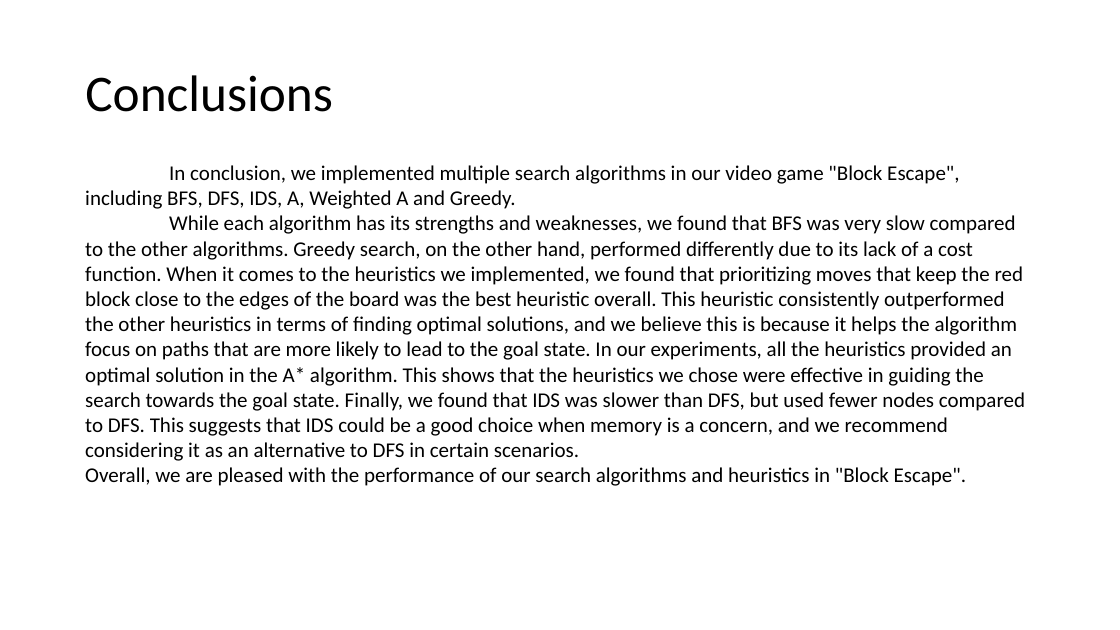
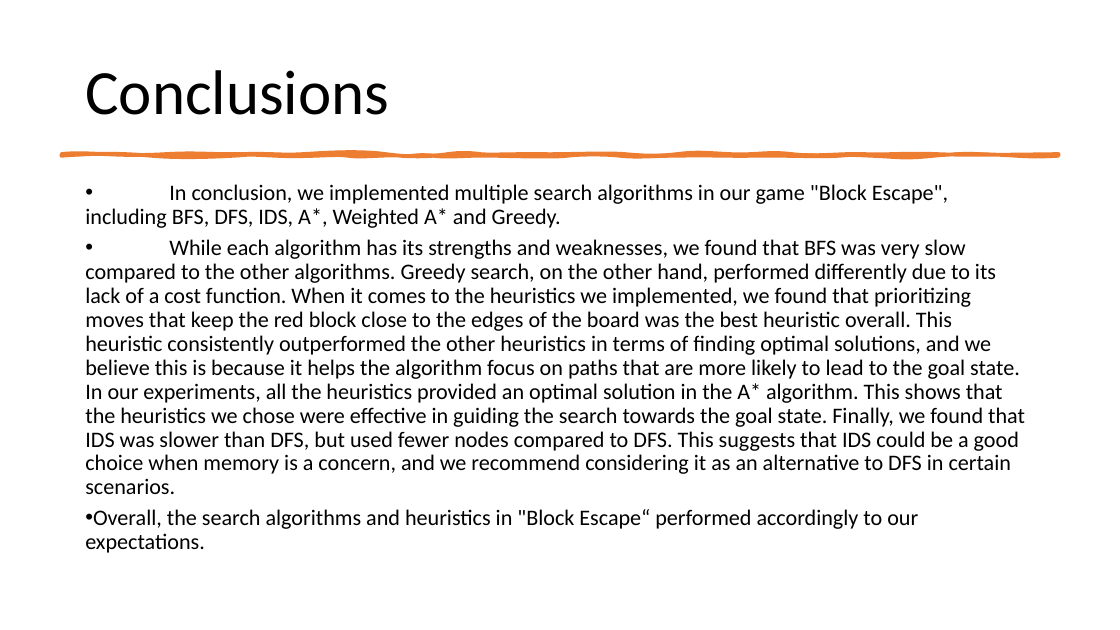
Before and after one commit to afs202005277/PuzzleSolverAI, a slide deck: slide 9 of Block Escape.pptx. Drawn at 1120x630 pixels with LibreOffice and Linux fonts; fonts in the diff are those of the drawing. Boxes give left, top, right and bottom in pixels: in the first picture for what was removed or moved away, otherwise in the second. Text is boxed around its words. In the diff, an @@ line names an element or a change of style, - is before the commit and + after.

```diff
--- a/Block Escape.pptx
+++ b/Block Escape.pptx
@@ title "Conclusions" at (85, 70, 389, 115): size 44 to 54 pt @@
@@ freeform shape added at (61, 154, 1059, 155), fill #ED7D31, outline #ED7D31 3.25 pt @@
@@ text "In conclusion, we implemented multiple ...": place and size @@
-text "In conclusion, we implemented multiple ..." at (85, 165, 1025, 486)
+text "In conclusion, we implemented multiple ..." at (85, 184, 1025, 553)
@@ text at (85, 184, 948, 228): text changed; size 18 to 19 pt @@
-In conclusion, we implemented multiple search algorithms in our video game "Block Escape", including BFS, DFS, IDS, A, Weighted A and Greedy.
+• In conclusion, we implemented multiple search algorithms in our game "Block Escape", including BFS, DFS, IDS, A*, Weighted A* and Greedy.
@@ text at (85, 239, 1025, 494): size 18 to 19 pt in "While each algorithm has its strengths and ..."; bullet none to •; line spacing 1 to 0.9; more space between paragraphs @@
@@ text at (85, 509, 918, 553): text changed; size 18 to 19 pt @@
-Overall, we are pleased with the performance of our search algorithms and heuristics in "Block Escape".
+• Overall, the search algorithms and heuristics in "Block Escape“ performed accordingly to our expectations.
```
Also in this commit, not shown: 2 other slides changed, 1 slide added, 1 slide removed, 4 other files.
